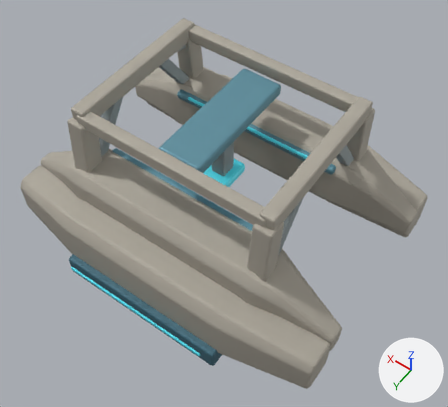
The Blender file space-battleship/art_sources/planet_integrated_v6/equipment.blend as it was, and as the next commit left it.
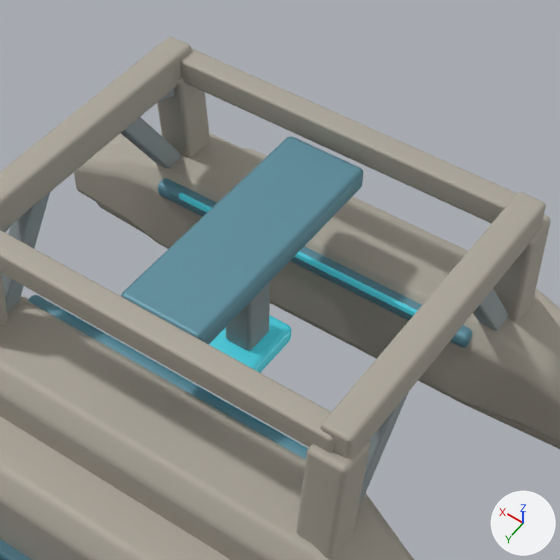
Each version is shown whole from a 50 mm lens placed at (-2.1, 2.92, 4.71), pointed at (-0.14, 0.18, 0.4), then close up on the part from 22% to 85% of the width and 0% to 69% of the height. The lights are fixed; the arrows at lower right show +X, +Y and +Z. The last two pictures show the newer version.

In view in the first close-up: 'Continuous manufacturing side girder', 'Continuous manufacturing side girder.001', 'Inclined portal load leg.001', 'Inclined portal load leg.002', 'Inner running rail', 'Inner running rail.001', 'Longitudinal portal tension beam', 'Longitudinal portal tension beam.001', 'Open portal overhead truss', 'Open portal overhead truss.001', 'Shared-ring pressure haunch.001', 'Sliding bridge' and 12 more.
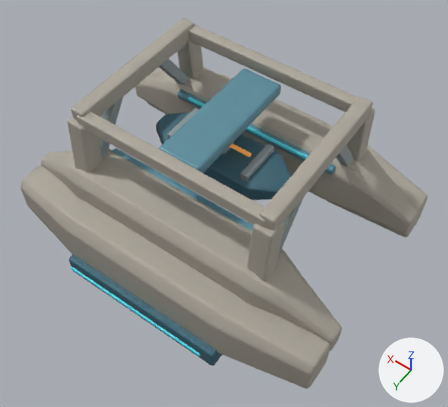
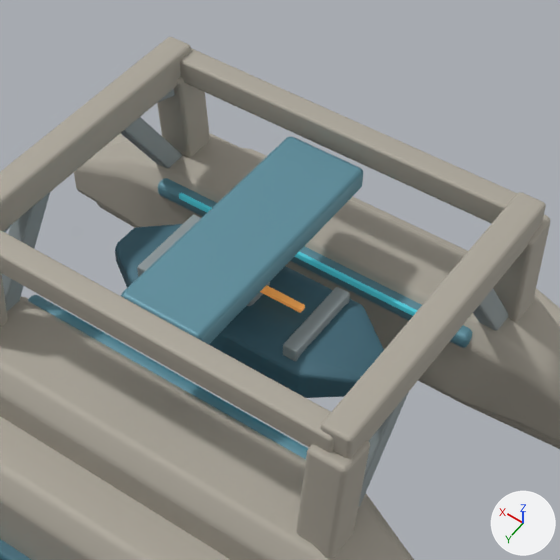
Location of each change, [x1, y1, x2, y2] in pixels of the close-ups (560 x 560 px):
'Open fabrication workpiece', added (dark cyan): after [115, 224, 384, 398]
'Exposed module assembly rib', added: after [283, 287, 350, 361]
'Exposed module assembly rib.002', added: after [137, 214, 201, 277]
'Active fabrication seam', added (orange): after [260, 285, 305, 313]
'Active manufacturing jaw', unchanged, covered by the edit: before [209, 315, 292, 373]
'Downward work tool', unchanged, covered by the edit: before [226, 282, 270, 351]; after [247, 282, 270, 306]

The edits, one by one:
Material 'V6 signal' (mat_v6_signal) is new.
Its base color is (0.92, 0.39, 0.09) (orange #f6a855).
Its metallic is 0.14.
Its roughness is 0.46.
Its emission color is (0.92, 0.39, 0.09) (orange #f6a855).
Its emission strength is 0.3.
Mesh me_cube_029 is new.
It has 56 vertices, 54 faces and spans x -0.3..0.3, y -0.018..0.018, z -0.011..0.011.
It uses material mat_v6_signal (orange #f6a855, glowing orange #f6a855).
Mesh me_cube_028_1 is new.
It has 56 vertices, 54 faces and spans x -0.035..0.035, y -0.2..0.2, z -0.035..0.035.
It uses material mat_v6_edge (grey #939ea0).
Mesh me_open_fabrication_workpiece is new.
It has 144 vertices, 138 faces and spans x -0.66..0.67, y -0.24..0.24, z 0.68..0.9.
It uses material mat_v6_pressure (dark cyan #426c7c).
Object 'Active fabrication seam' (ob_active_fabrication_seam) is new; it shows me_cube_029.
Its parent is ob_facility.
Its location is (0.02, 0.0, 0.954).
Object 'Exposed module assembly rib.002' (ob_exposed_module_assembly_rib_002) is new; it shows me_cube_028_1.
Its parent is ob_facility.
Its location is (0.4, 0.0, 0.91).
Object 'Exposed module assembly rib' (ob_exposed_module_assembly_rib) is new; it shows a copy of me_cube_028_1.
Its parent is ob_facility.
Its location is (-0.35, 0.0, 0.91).
Object 'Open fabrication workpiece' (ob_open_fabrication_workpiece) is new; it shows me_open_fabrication_workpiece.
Its parent is ob_facility.
Its location is (0.0, 0.0, 0.0).
